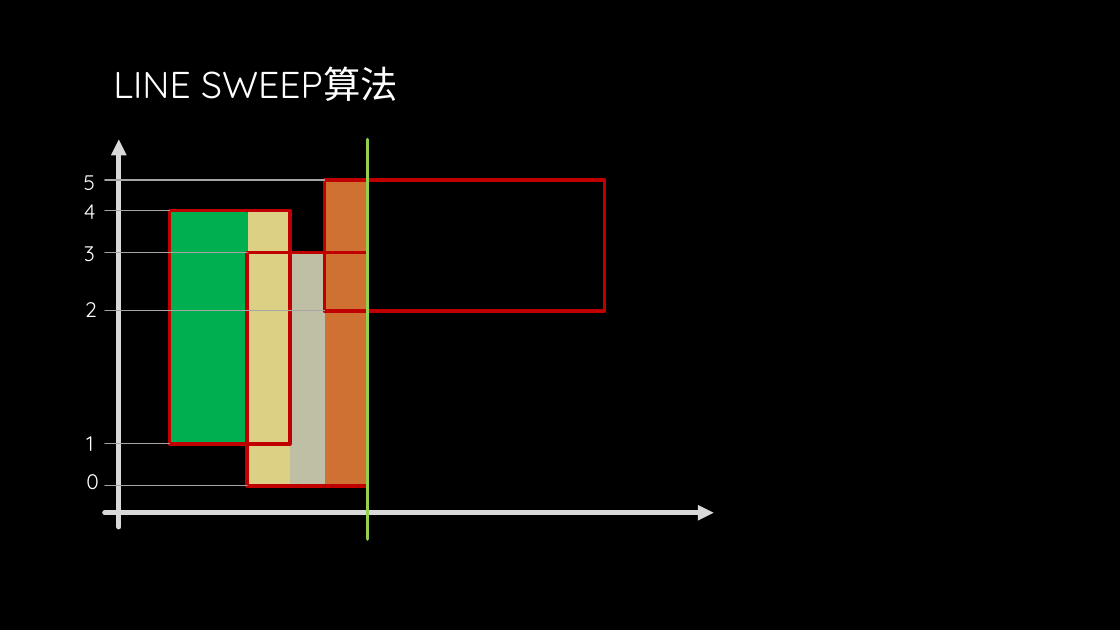
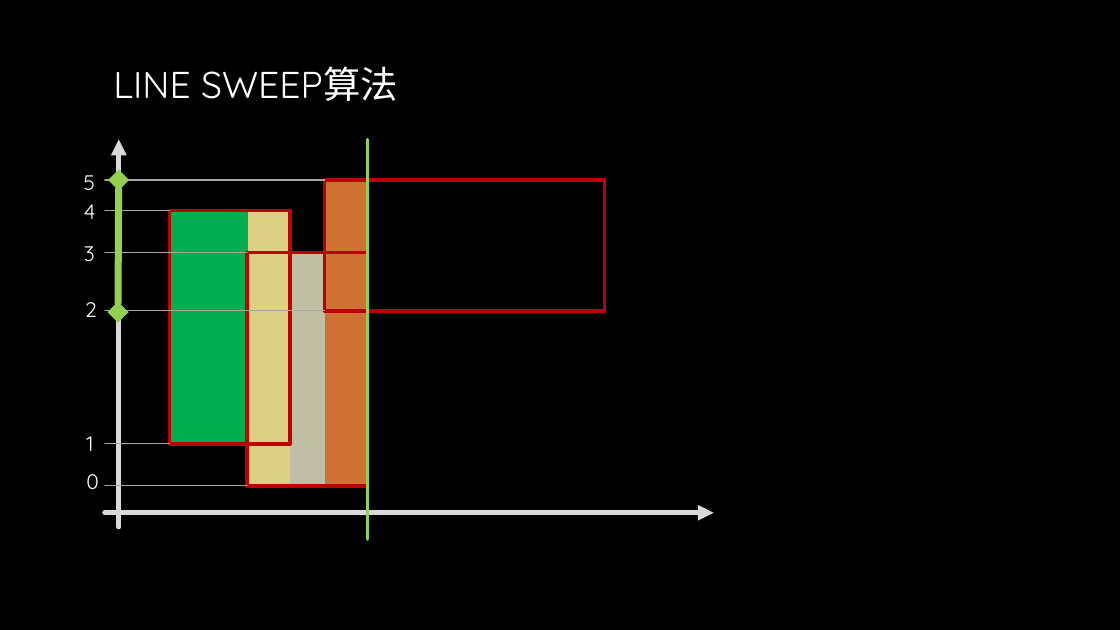
Before and after one commit to gzshawnliang/competitive-programming, a slide deck: slide 26 of doc/Other/RMQ问题.pptx. Drawn at 1120x630 pixels with LibreOffice and Linux fonts; fonts in the diff are those of the drawing; background and template pictures are left out. Boxes give left, top, right and bottom in pixels: in the first picture for what was removed or moved away, otherwise in the second. Text is boxed around its words. In the diff, an @@ line names an element or a change of style, - is before the commit and + after.

```diff
--- a/doc/Other/RMQ问题.pptx
+++ b/doc/Other/RMQ问题.pptx
@@ double arrow added from (118, 180) to (118, 313), #92D050 6 pt @@
```
Also in this commit, not shown: 5 other slides changed, 1 other file.
